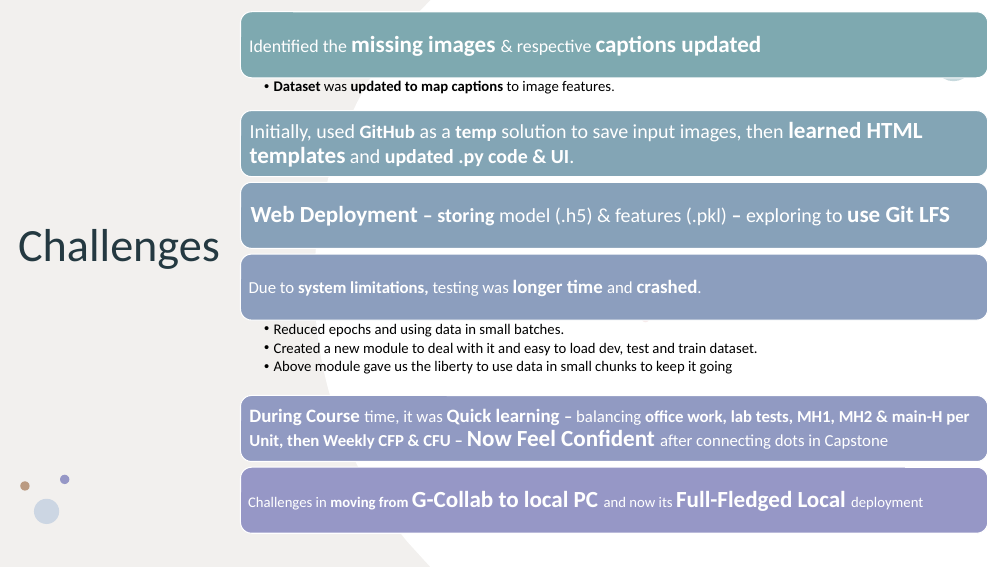
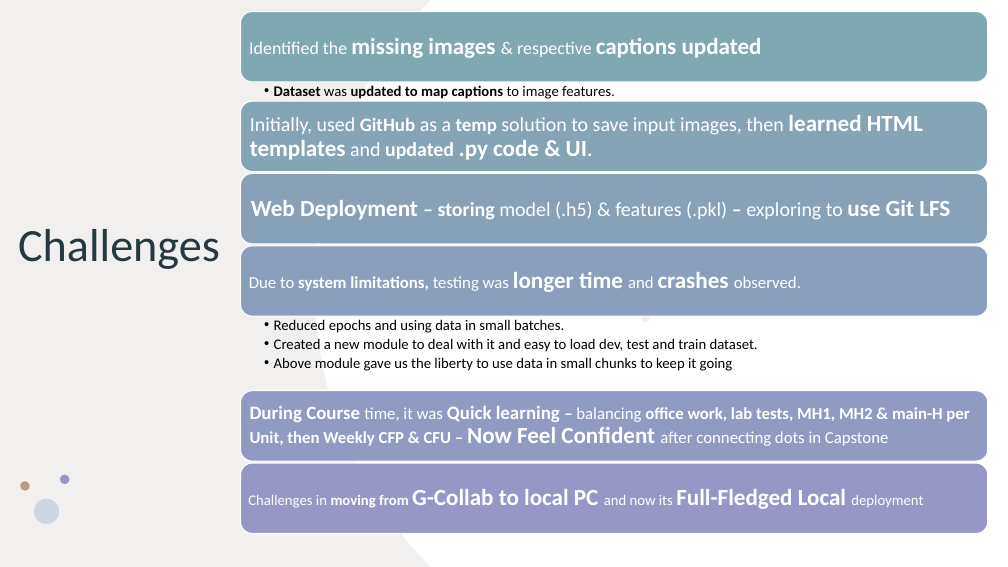
Before and after one commit to B20G15/b20g15_automatic_image_captioning, a slide deck: slide 4 of Docs/AutomaticImageCaptioning_Phase_2_Review_Grp15_B20_12Aug2023.pptx. Drawn at 1008x567 pixels with LibreOffice and Linux fonts; fonts in the diff are those of the drawing. Boxes give left, top, right and bottom in pixels: in the first picture for what was removed or moved away, otherwise in the second. Text is boxed around its words. In the diff, an @@ line names an element or a change of style, - is before the commit and + after.

```diff
--- a/Docs/AutomaticImageCaptioning_Phase_2_Review_Grp15_B20_12Aug2023.pptx
+++ b/Docs/AutomaticImageCaptioning_Phase_2_Review_Grp15_B20_12Aug2023.pptx
@@ rounded rectangle: place and size @@
-rounded rectangle at bbox=[240, 12, 988, 78]
+rounded rectangle at bbox=[240, 11, 988, 82]
@@ text "Dataset was updated to map ...": place and size @@
-text "Dataset was updated to map ..." at bbox=[274, 80, 611, 94]
+text "Dataset was updated to map ..." at bbox=[274, 85, 611, 99]
@@ rounded rectangle: place and size @@
-rounded rectangle at bbox=[240, 110, 988, 176]
+rounded rectangle at bbox=[240, 101, 988, 172]
@@ text "Initially, used GitHub as a ...": place and size @@
-text "Initially, used GitHub as a ..." at bbox=[250, 122, 923, 167]
+text "Initially, used GitHub as a ..." at bbox=[250, 115, 923, 160]
@@ text "Initially, used GitHub as a ..." at bbox=[250, 115, 923, 160]: size 19 to 22 pt in ".py code & UI." @@
@@ rounded rectangle: place and size @@
-rounded rectangle at bbox=[240, 182, 988, 248]
+rounded rectangle at bbox=[240, 173, 988, 243]
@@ text "Web Deployment – storing model ...": place and size @@
-text "Web Deployment – storing model ..." at bbox=[251, 206, 950, 226]
+text "Web Deployment – storing model ..." at bbox=[251, 200, 950, 220]
@@ rounded rectangle: place and size @@
-rounded rectangle at bbox=[240, 254, 988, 320]
+rounded rectangle at bbox=[240, 246, 988, 316]
@@ text at bbox=[249, 272, 801, 292]: text changed @@
-Due to system limitations, testing was longer time and crashed.
+Due to system limitations, testing was longer time and crashes observed.
@@ text "Reduced epochs and using data ...": place and size @@
-text "Reduced epochs and using data ..." at bbox=[274, 323, 758, 374]
+text "Reduced epochs and using data ..." at bbox=[274, 319, 758, 371]
@@ rounded rectangle: place and size @@
-rounded rectangle at bbox=[240, 395, 988, 461]
+rounded rectangle at bbox=[240, 391, 988, 461]
```
Also in this commit, not shown: 3 other slides changed.
